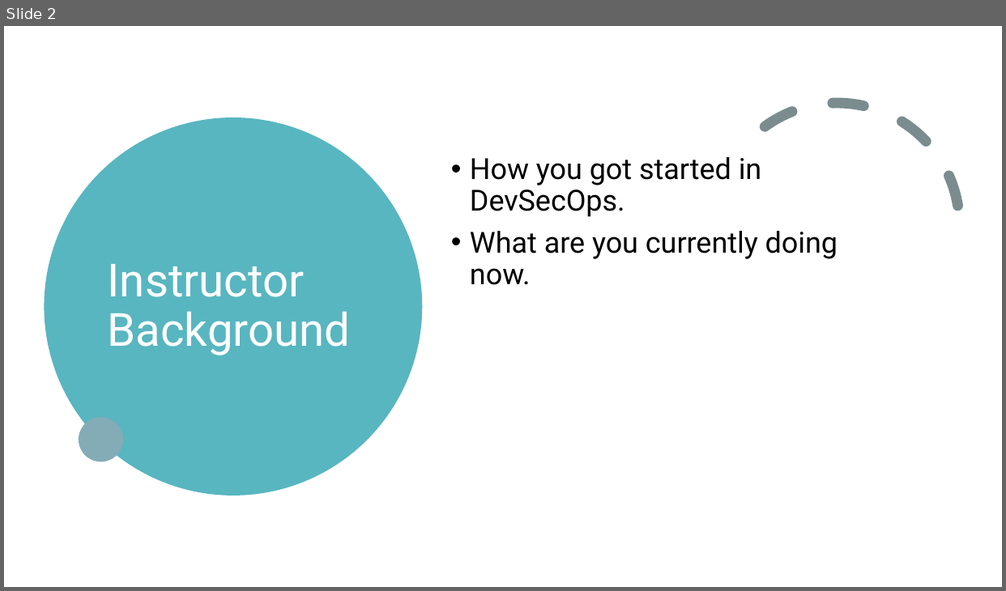
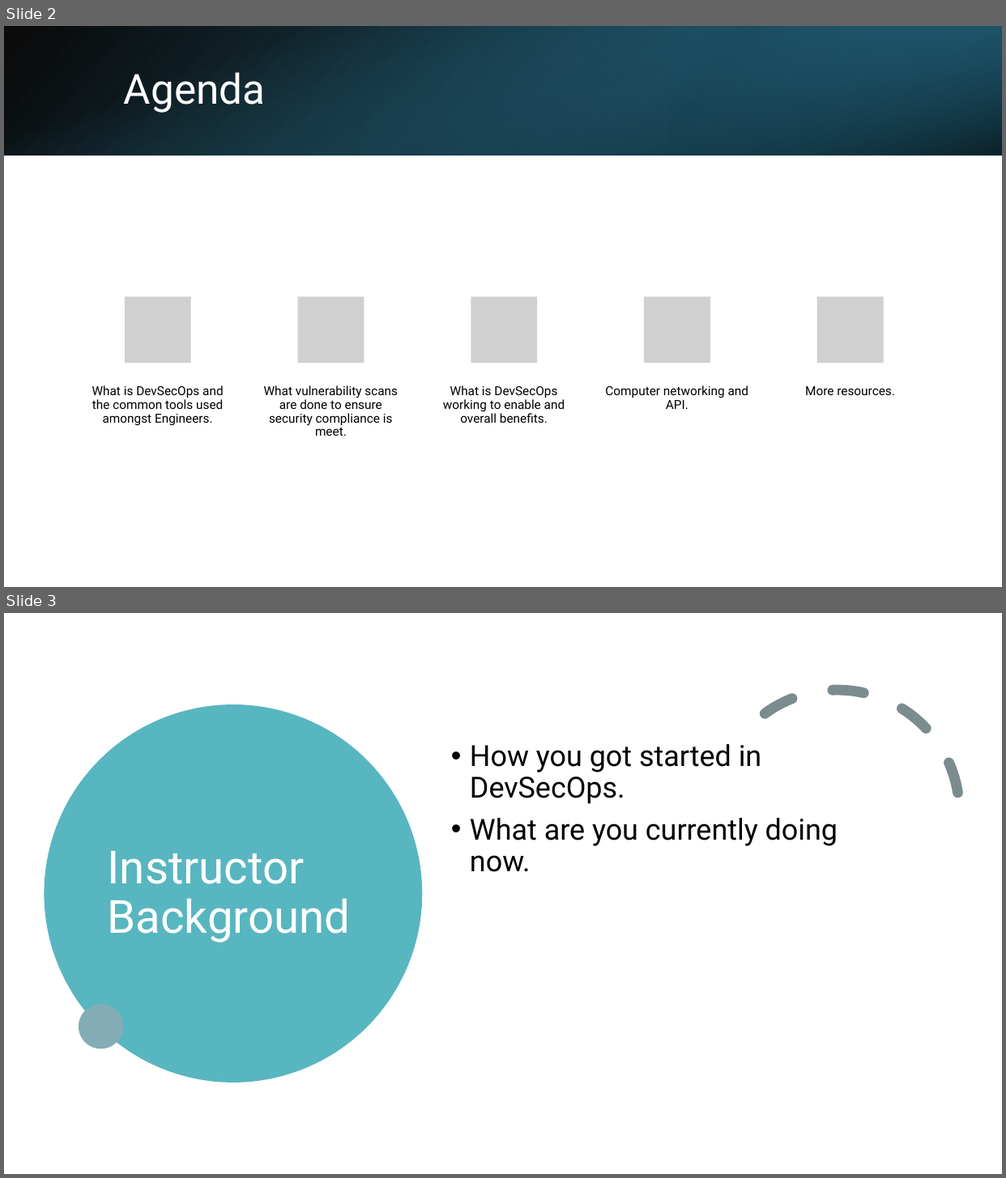
Before and after one commit to seanherbert105/DevSecOps-Course, a slide deck: presentation/DevSecOps Course.pptx. Shown one above the other, each under a label of ours: slide 2 before the commit, slides 2 and 3 after it. The pictures are 1006x591 and 1006x1178 pixels, drawn with LibreOffice and Linux fonts; fonts in the diff are those of the drawing; grey boxes stand for pictures. Boxes give left, top, right and bottom in pixels: in the first picture for what was removed or moved away, otherwise in the second. Text is boxed around its words. In the diff, an @@ line names an element or a change of style, - is before the commit and + after.

```diff
--- a/presentation/DevSecOps Course.pptx
+++ b/presentation/DevSecOps Course.pptx
@@ slide 2 added at (x1=4, y1=26, x2=1002, y2=587), background #FFFFFF @@
@@ rectangle added at (x1=4, y1=26, x2=1002, y2=155), fill gradient #000000 to #276F8B @@
@@ rectangle added at (x1=4, y1=26, x2=1002, y2=155), fill gradient #3494BA to #000000 @@
@@ rectangle added at (x1=670, y1=26, x2=1002, y2=155), fill gradient #1A4A5D to #3494BA @@
@@ title added at (x1=124, y1=72, x2=265, y2=113), 40 pt, text #FFFFFF @@
+Agenda
@@ group added at (x1=92, y1=297, x2=895, y2=436): 5 pictures, 5 texts @@
+What is DevSecOps and the common tools used amongst Engineers.
+What vulnerability scans are done to ensure security compliance is meet.
+What is DevSecOps working to enable and overall benefits.
+Computer networking and API.
+More resources.
@@ what was slide 2 is now slide 3 @@
```
Also in this commit, not shown: 1 slide changed, 7 other slides added.
